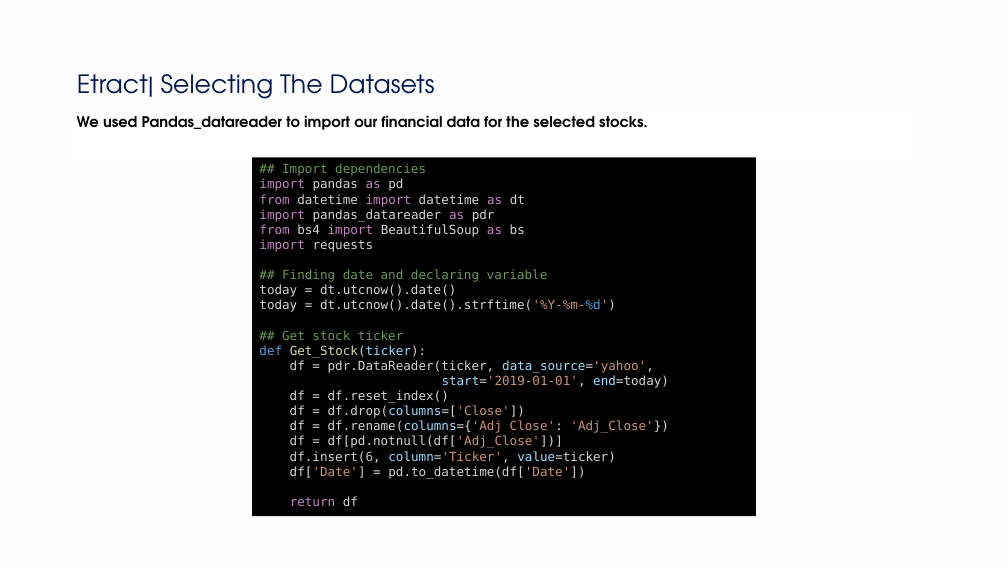
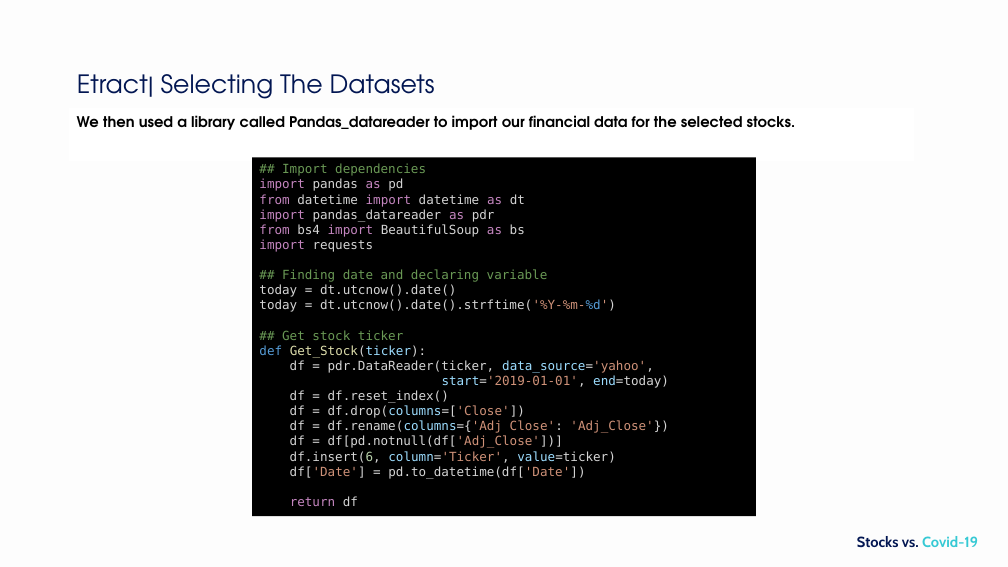
Before and after one commit to NikitaCase/stocks-vs-covid, a slide deck: slide 6 of stocksvscovid/Project 3 V1.pptx. Drawn at 1008x567 pixels with LibreOffice and Linux fonts; fonts in the diff are those of the drawing; background and template pictures are left out. Boxes give left, top, right and bottom in pixels: in the first picture for what was removed or moved away, otherwise in the second. Text is boxed around its words. In the diff, an @@ line names an element or a change of style, - is before the commit and + after.

```diff
--- a/stocksvscovid/Project 3 V1.pptx
+++ b/stocksvscovid/Project 3 V1.pptx
@@ text in rectangle at <box>77,115,795,130</box>: text changed @@
-We used Pandas_datareader to import our financial data for the selected stocks.
+We then used a library called Pandas_datareader to import our financial data for the selected stocks.
@@ text added at <box>857,536,978,548</box>, 14 pt, text #021652, bold @@
+Stocks vs. Covid-19
```
Also in this commit, not shown: 17 other slides changed, 1 slide added.
